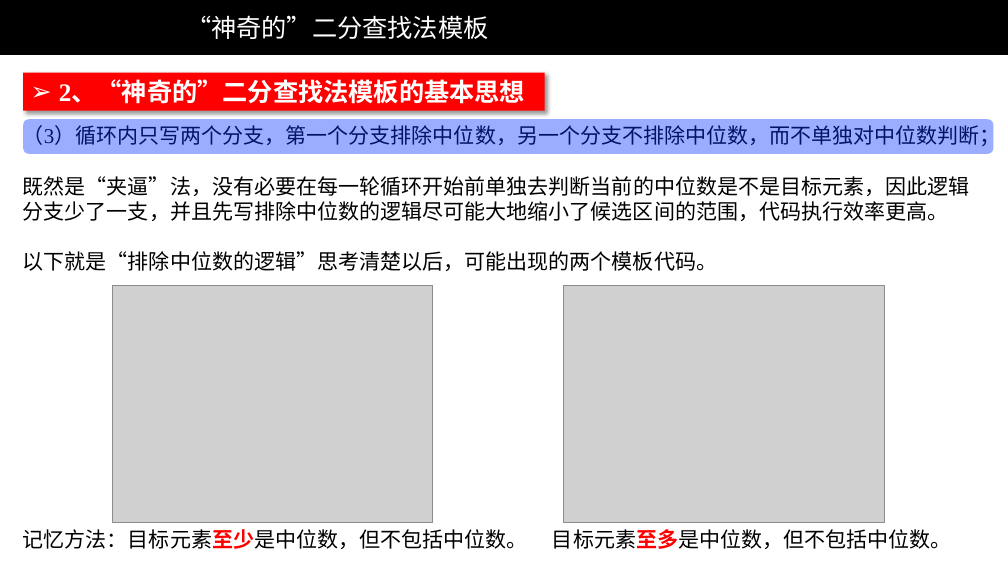
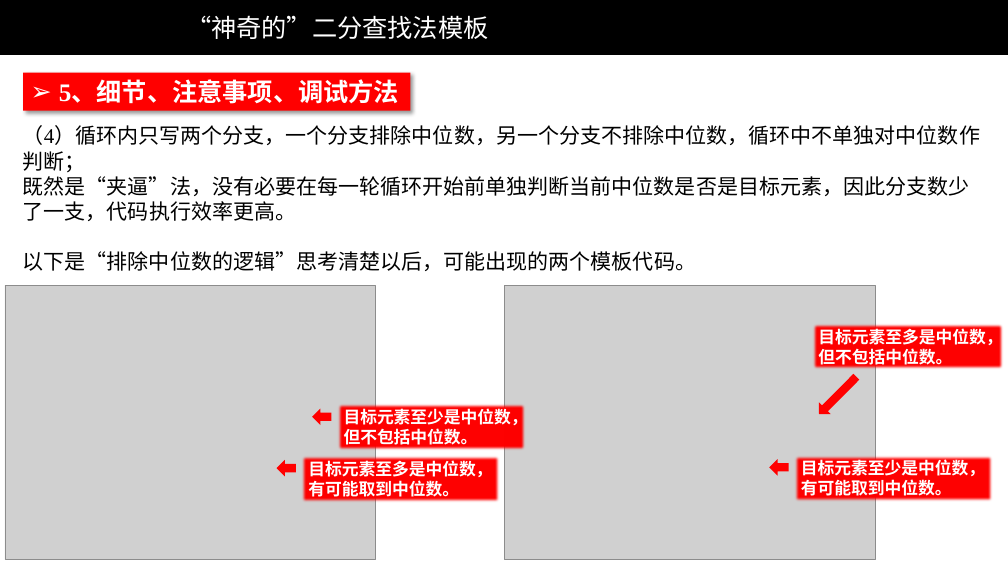
Before and after one commit to liweiwei1419/LeetCode-Solution-PPT, a slide deck: slide 9 of others/“神奇的”二分查找法模板-1（文字）.pptx (slide 5 before the commit). Drawn at 1008x567 pixels with LibreOffice and Linux fonts; fonts in the diff are those of the drawing; grey boxes stand for pictures; background and template pictures are left out. Boxes give left, top, right and bottom in pixels: in the first picture for what was removed or moved away, otherwise in the second. Text is boxed around its words. In the diff, an @@ line names an element or a change of style, - is before the commit and + after.

Commit message:
添加了神奇的二分查找法 PPT。

```diff
--- a/others/“神奇的”二分查找法模板-1（文字）.pptx
+++ b/others/“神奇的”二分查找法模板-1（文字）.pptx
@@ rectangle removed at [23, 73, 545, 110] @@
-➢ 2、“神奇的”二分查找法模板的基本思想
@@ rectangle added at [23, 73, 411, 110], fill #FF0000, 24 pt, text #FFFFFF, bold @@
+➢ 5、细节、注意事项、调试方法
@@ rounded rectangle removed at [23, 119, 994, 154] @@
@@ text at [23, 125, 980, 271]: text changed @@
-（3）循环内只写两个分支，第一个分支排除中位数，另一个分支不排除中位数，而不单独对中位数判断；
-既然是“夹逼”法，没有必要在每一轮循环开始前单独去判断当前的中位数是不是目标元素，因此逻辑分支少了一支，并且先写排除中位数的逻辑尽可能大地缩小了候选区间的范围，代码执行效率更高。
-以下就是“排除中位数的逻辑”思考清楚以后，可能出现的两个模板代码。
-记忆方法：目标元素至少是中位数，但不包括中位数。 目标元素至多是中位数，但不包括中位数。
+（4）循环内只写两个分支，一个分支排除中位数，另一个分支不排除中位数，循环中不单独对中位数作判断；
+既然是“夹逼”法，没有必要在每一轮循环开始前单独判断当前中位数是否是目标元素，因此分支数少了一支，代码执行效率更高。
+以下是“排除中位数的逻辑”思考清楚以后，可能出现的两个模板代码。
@@ picture: place and size @@
-picture at [112, 285, 433, 523]
+picture at [5, 285, 376, 560]
@@ picture: place and size @@
-picture at [564, 285, 885, 523]
+picture at [504, 285, 875, 560]
@@ rectangle added at [811, 323, 1005, 371], fill #FF0000, 16 pt, text #FFFFFF, bold @@
+目标元素至多是中位数，但不包括中位数。
@@ left arrow added at [813, 371, 862, 420], fill #FF0000 @@
@@ left arrow added at [312, 408, 332, 425], fill #FF0000 @@
@@ rectangle added at [337, 403, 527, 451], fill #FF0000, 16 pt, text #FFFFFF, bold @@
+目标元素至少是中位数，但不包括中位数。
@@ left arrow added at [277, 460, 296, 476], fill #FF0000 @@
@@ rectangle added at [301, 455, 501, 504], fill #FF0000, 16 pt, text #FFFFFF, bold @@
+目标元素至多是中位数，有可能取到中位数。
@@ left arrow added at [770, 459, 789, 476], fill #FF0000 @@
@@ rectangle added at [794, 454, 994, 503], fill #FF0000, 16 pt, text #FFFFFF, bold @@
+目标元素至少是中位数，有可能取到中位数。
```
Also in this commit, not shown: 8 other slides changed, 5 slides added, 1 other file.
